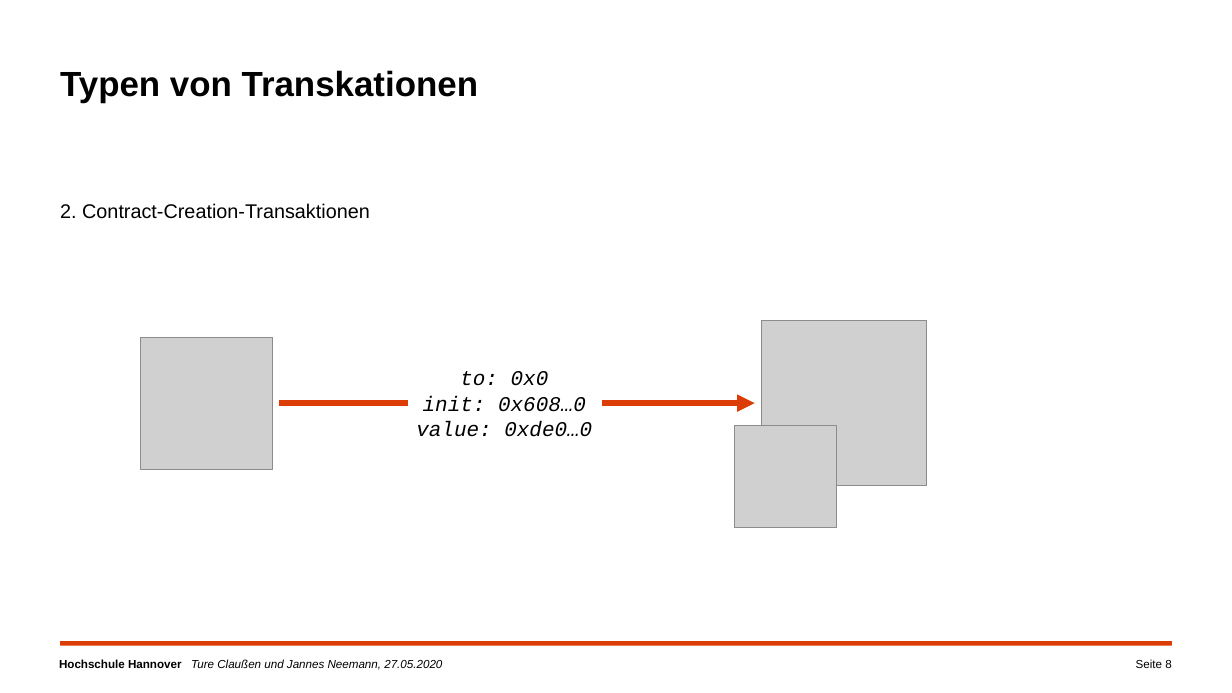
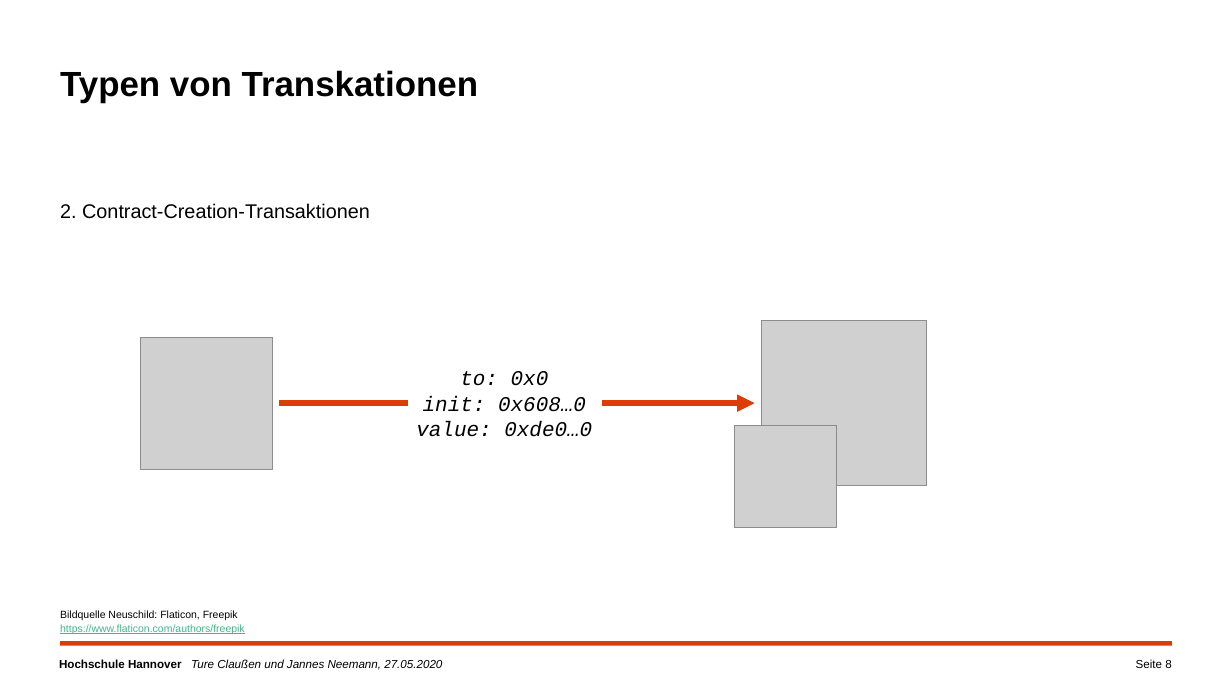
Before and after one commit to campfireman/SEM-ethereum-transactions, a slide deck: slide 8 of Ethereum_Präsentation_Jannes/Ethereum-Transaktionen.pptx. Drawn at 1232x693 pixels with LibreOffice and Linux fonts; fonts in the diff are those of the drawing; grey boxes stand for pictures; background and template pictures are left out. Boxes give left, top, right and bottom in pixels: in the first picture for what was removed or moved away, otherwise in the second. Text is boxed around its words. In the diff, an @@ line names an element or a change of style, - is before the commit and + after.

```diff
--- a/Ethereum_Präsentation_Jannes/Ethereum-Transaktionen.pptx
+++ b/Ethereum_Präsentation_Jannes/Ethereum-Transaktionen.pptx
@@ text added at (x1=60, y1=610, x2=245, y2=634), 9 pt, text #46B48C, underline @@
+Bildquelle Neuschild: Flaticon, Freepik
+https://www.flaticon.com/authors/freepik
```
Also in this commit, not shown: 6 other slides changed, 2 slides added, 3 slides removed, 1 other file.
